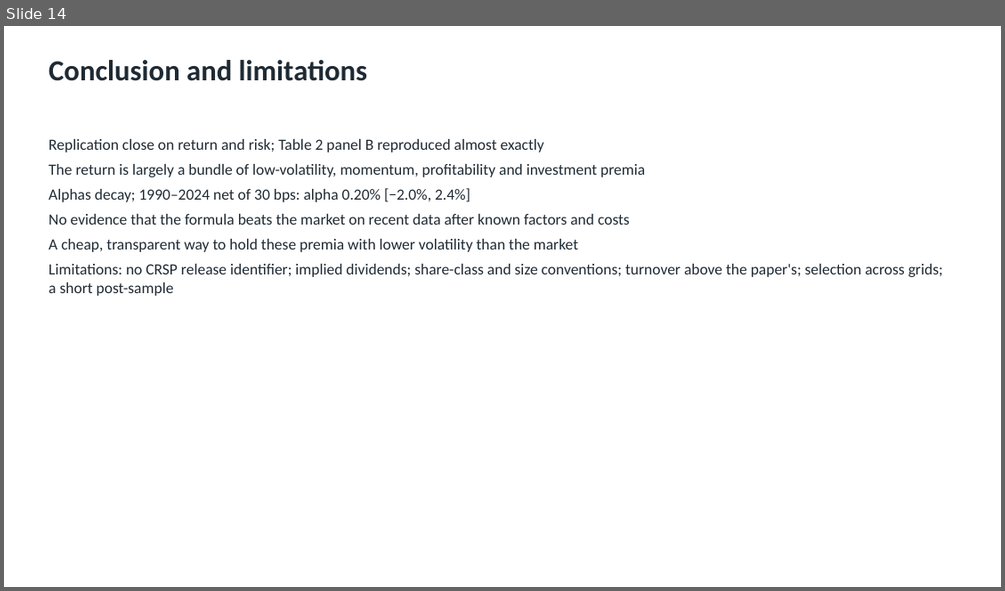
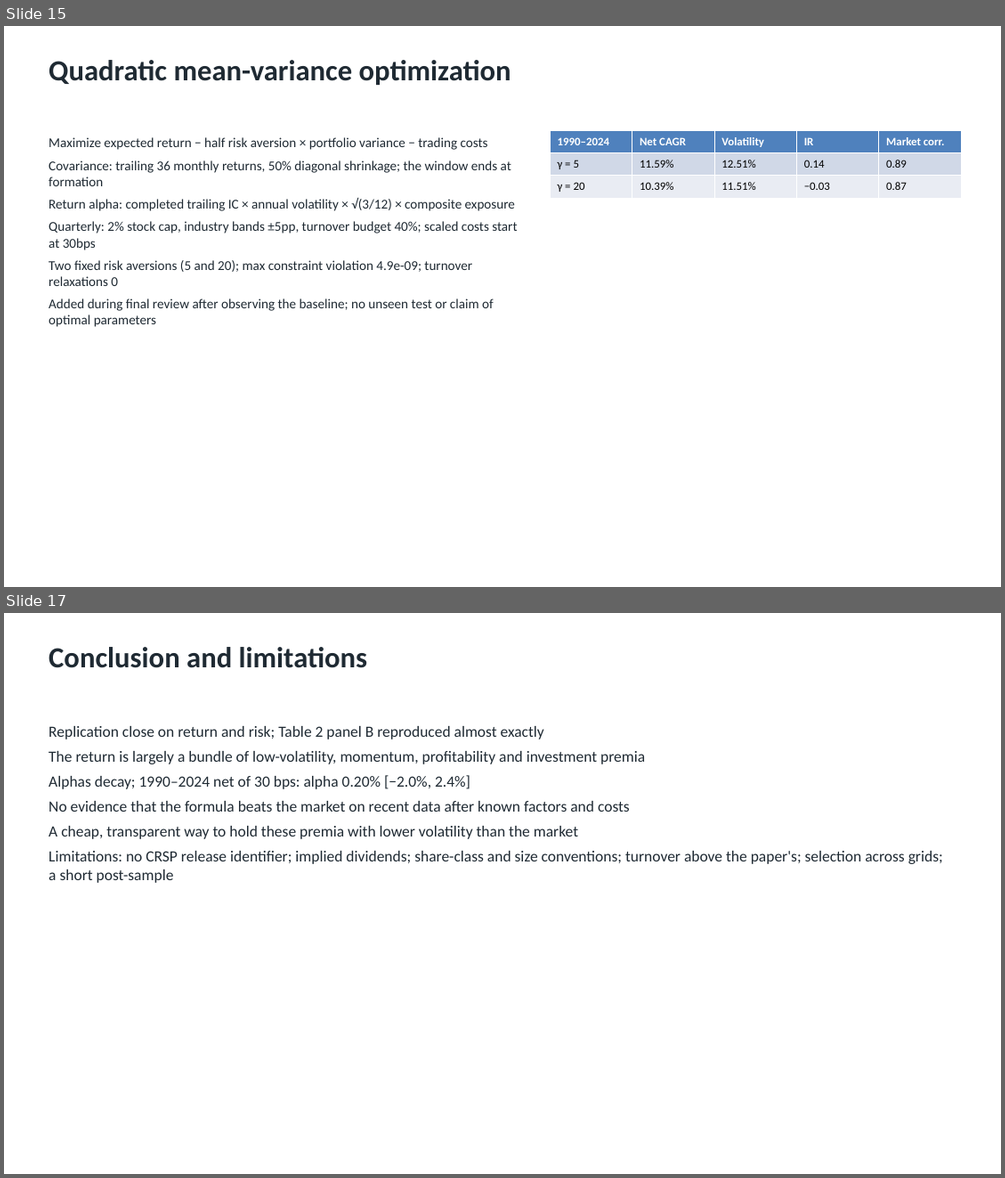
Before and after one commit to yingnichang/MTH9897, a slide deck: Final/presentation/conservative_formula.pptx. Shown one above the other, each under a label of ours: slide 14 before the commit, slides 15 and 17 after it; the slides between them are not shown. The pictures are 1005x591 and 1005x1178 pixels, drawn with LibreOffice and Linux fonts; fonts in the diff are those of the drawing. Boxes give left, top, right and bottom in pixels: in the first picture for what was removed or moved away, otherwise in the second. Text is boxed around its words. In the diff, an @@ line names an element or a change of style, - is before the commit and + after.

Commit message:
Complete three-pass review with payout, sector and quadratic checks

```diff
--- a/Final/presentation/conservative_formula.pptx
+++ b/Final/presentation/conservative_formula.pptx
@@ slide 15 added at [4,26,1001,587], background #FFFFFF @@
@@ text added at [48,60,511,85], 28 pt, text #1F2A33, bold @@
+Quadratic mean-variance optimization
@@ table added at [550,131,961,198], 3 rows, 5 columns @@
+1990–2024 | Net CAGR | Volatility | IR | Market corr.
+γ = 5 | 11.59% | 12.51% | 0.14 | 0.89
+γ = 20 | 10.39% | 11.51% | −0.03 | 0.87
@@ text added at [48,137,517,327], 13 pt, text #1F2A33 @@
+Maximize expected return − half risk aversion × portfolio variance − trading costs
+Covariance: trailing 36 monthly returns, 50% diagonal shrinkage; the window ends at formation
+Return alpha: completed trailing IC × annual volatility × √(3/12) × composite exposure
+Quarterly: 2% stock cap, industry bands ±5pp, turnover budget 40%; scaled costs start at 30bps
+Two fixed risk aversions (5 and 20); max constraint violation 4.9e-09; turnover relaxations 0
+Added during final review after observing the baseline; no unseen test or claim of optimal parameters
@@ what was slide 14 is now slide 17 @@
```
Also in this commit, not shown: 4 slides changed, 2 other slides added, 51 other files.
